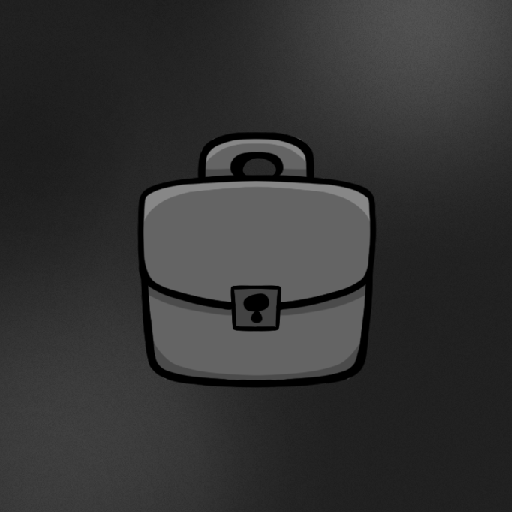
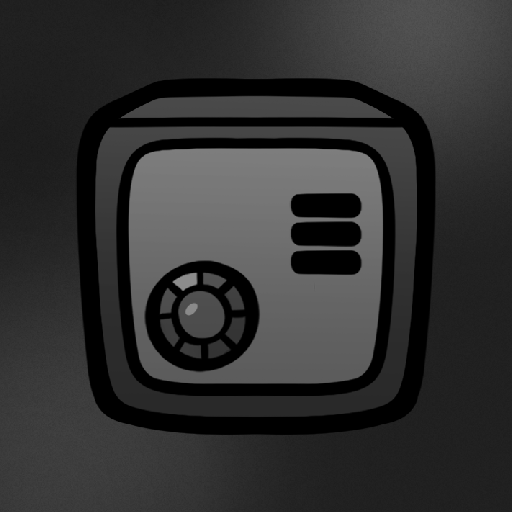
Before/after of a w=512, h=512 layered artwork. What changed in the layer stack:
removed layer "ach_10_dark" over [137,132,377,388]
added layer "Ach_10" (2nd of 2) above "Ach_9" over [76,78,436,435]